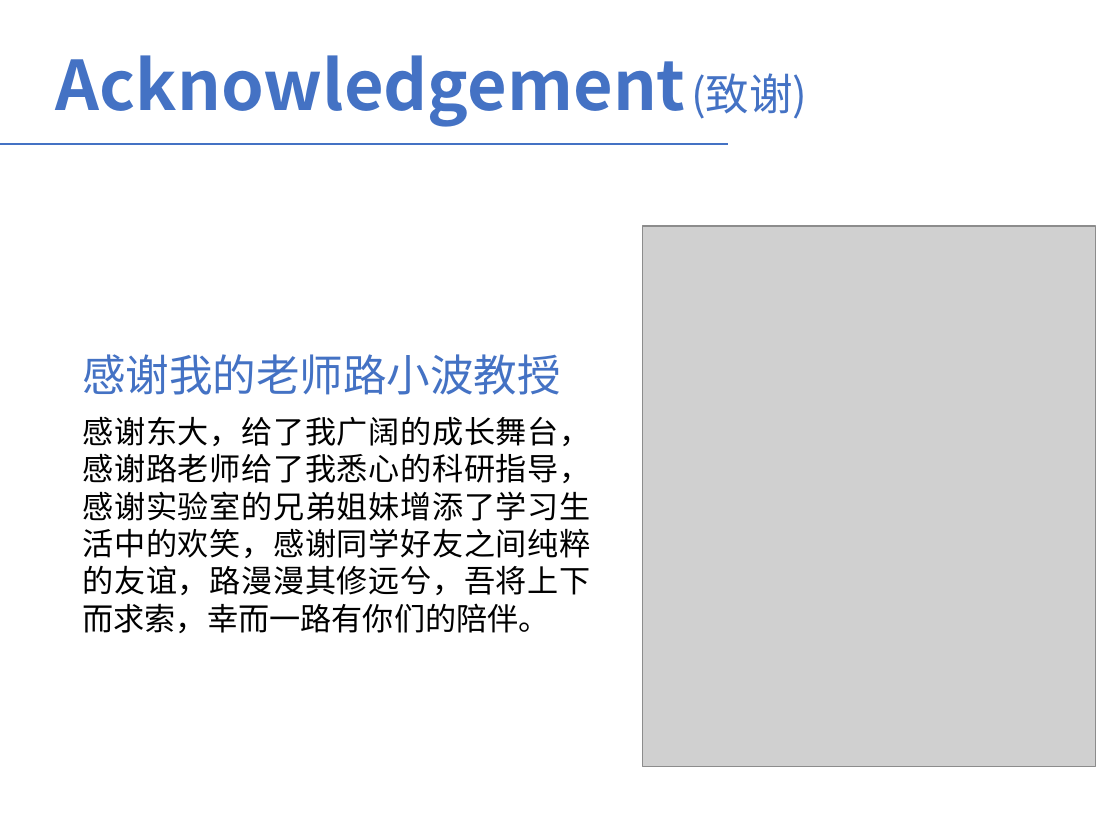
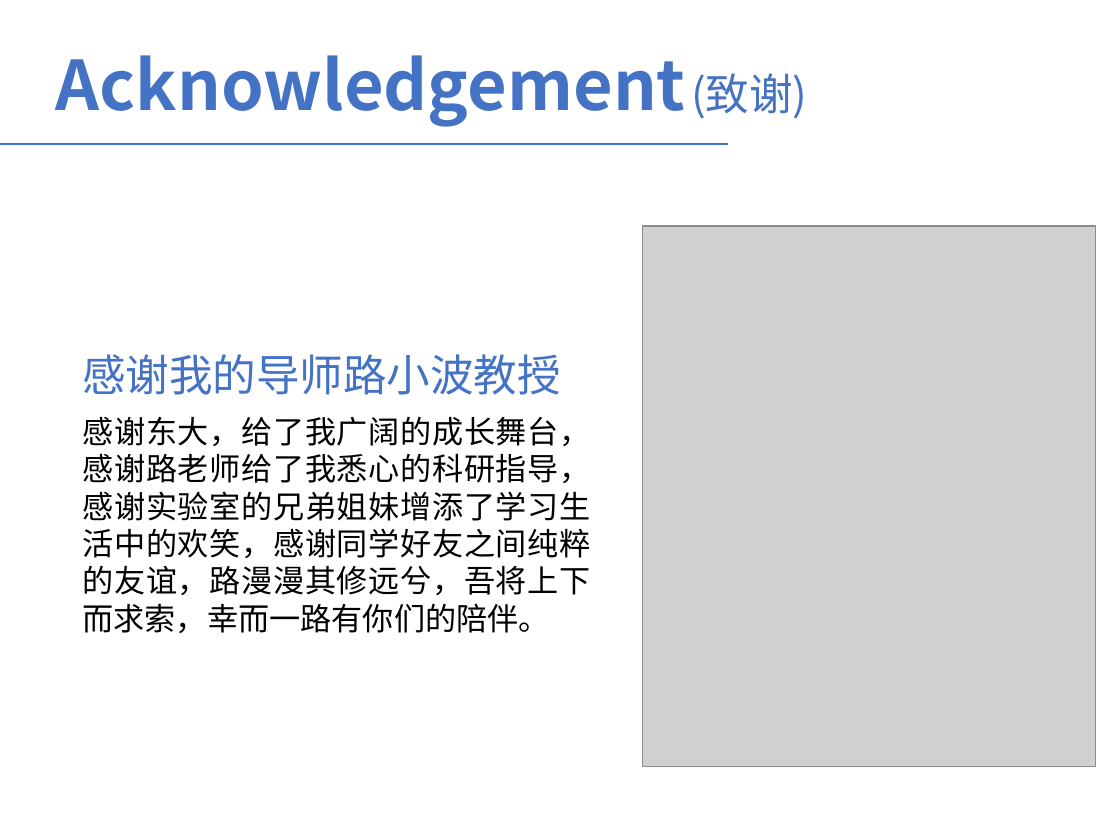
Before and after one commit to LauraCaiMin/JavaCode, a slide deck: slide 38 of 基于视频分析的森林烟火识别算法研究-蔡敏.pptx. Drawn at 1120x840 pixels with LibreOffice and Linux fonts; fonts in the diff are those of the drawing; grey boxes stand for pictures. Boxes give left, top, right and bottom in pixels: in the first picture for what was removed or moved away, otherwise in the second. Text is boxed around its words. In the diff, an @@ line names an element or a change of style, - is before the commit and + after.

```diff
--- a/基于视频分析的森林烟火识别算法研究-蔡敏.pptx
+++ b/基于视频分析的森林烟火识别算法研究-蔡敏.pptx
@@ text at (82, 354, 560, 395): text changed @@
-感谢我的老师路小波教授
+感谢我的导师路小波教授
```
Also in this commit, not shown: 3 other slides changed.
